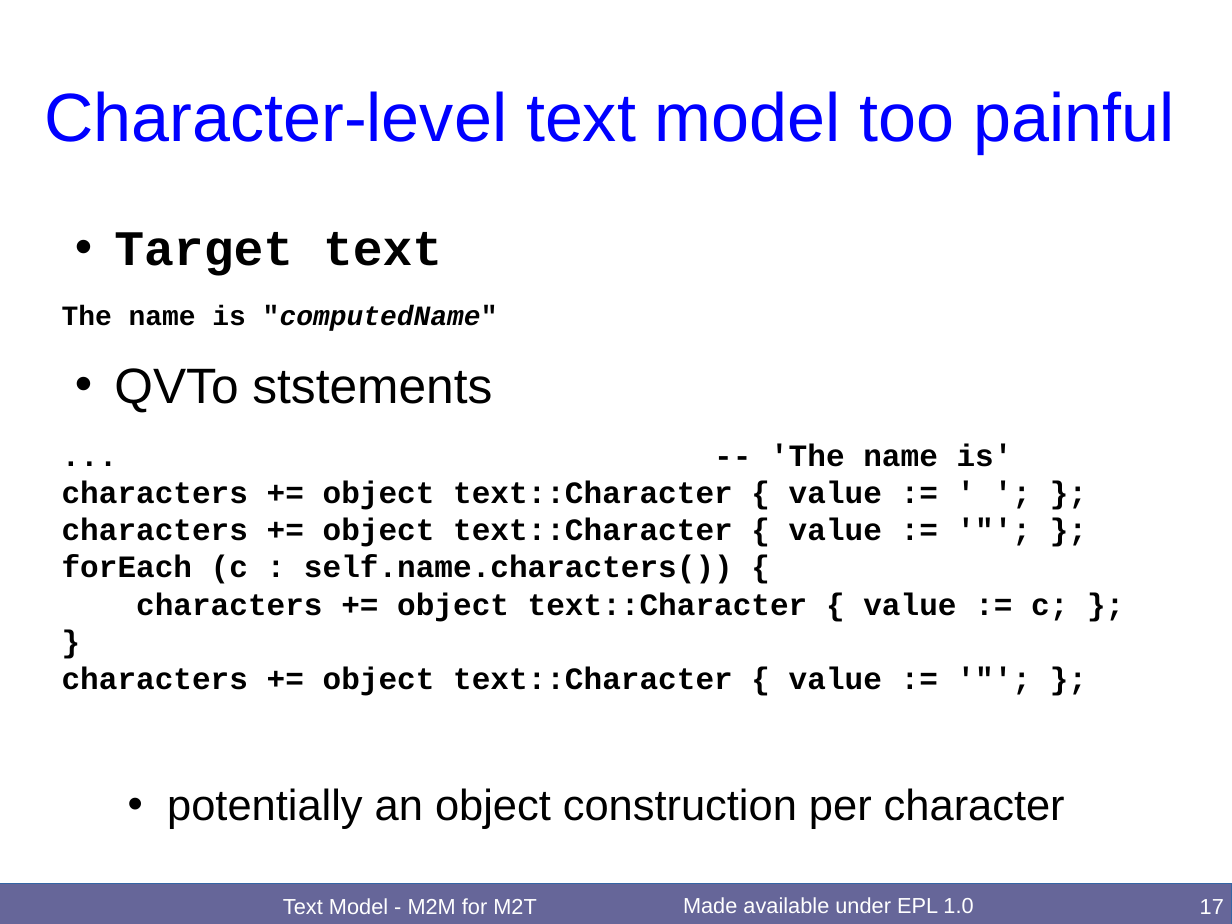
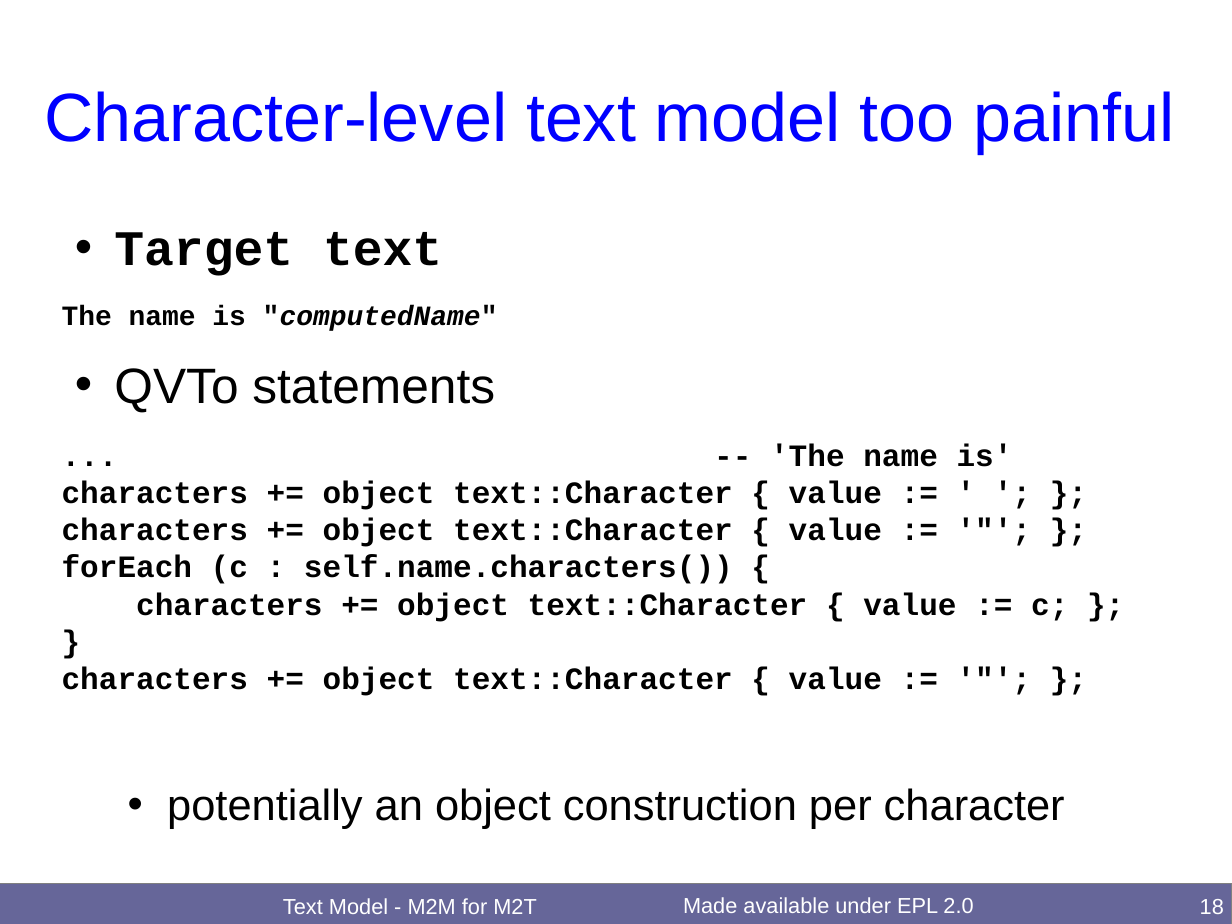
Before and after one commit to merks/mmt-website, a slide deck: slide 18 of qvt/docs/OCL2018TextM2M/TextM2M.odp (slide 17 before the commit). Drawn at 1232x924 pixels with LibreOffice and Linux fonts; fonts in the diff are those of the drawing. Boxes give left, top, right and bottom in pixels: in the first picture for what was removed or moved away, otherwise in the second. Text is boxed around its words. In the diff, an @@ line names an element or a change of style, - is before the commit and + after.

Commit message:
OCL2018 workshop Text Model - M2M for M2T actual slides

```diff
--- a/qvt/docs/OCL2018TextM2M/TextM2M.odp
+++ b/qvt/docs/OCL2018TextM2M/TextM2M.odp
@@ text at box(114, 368, 495, 412): text changed @@
-• QVTo ststements
+• QVTo statements
@@ rectangle at box(0, 884, 1232, 924): outline #3465A4 0 pt to #808080 0 pt @@
@@ text at box(683, 897, 973, 913): text changed @@
-Made available under EPL 1.0
+Made available under EPL 2.0
@@ page number at box(1200, 899, 1224, 914): text changed @@
-17
+18
```
Also in this commit, not shown: 29 other slides changed.
